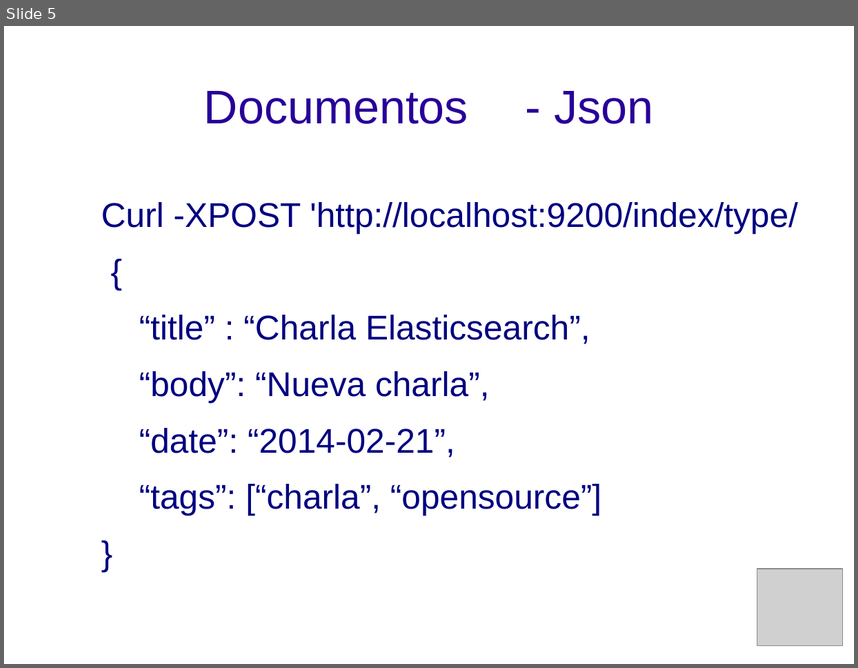
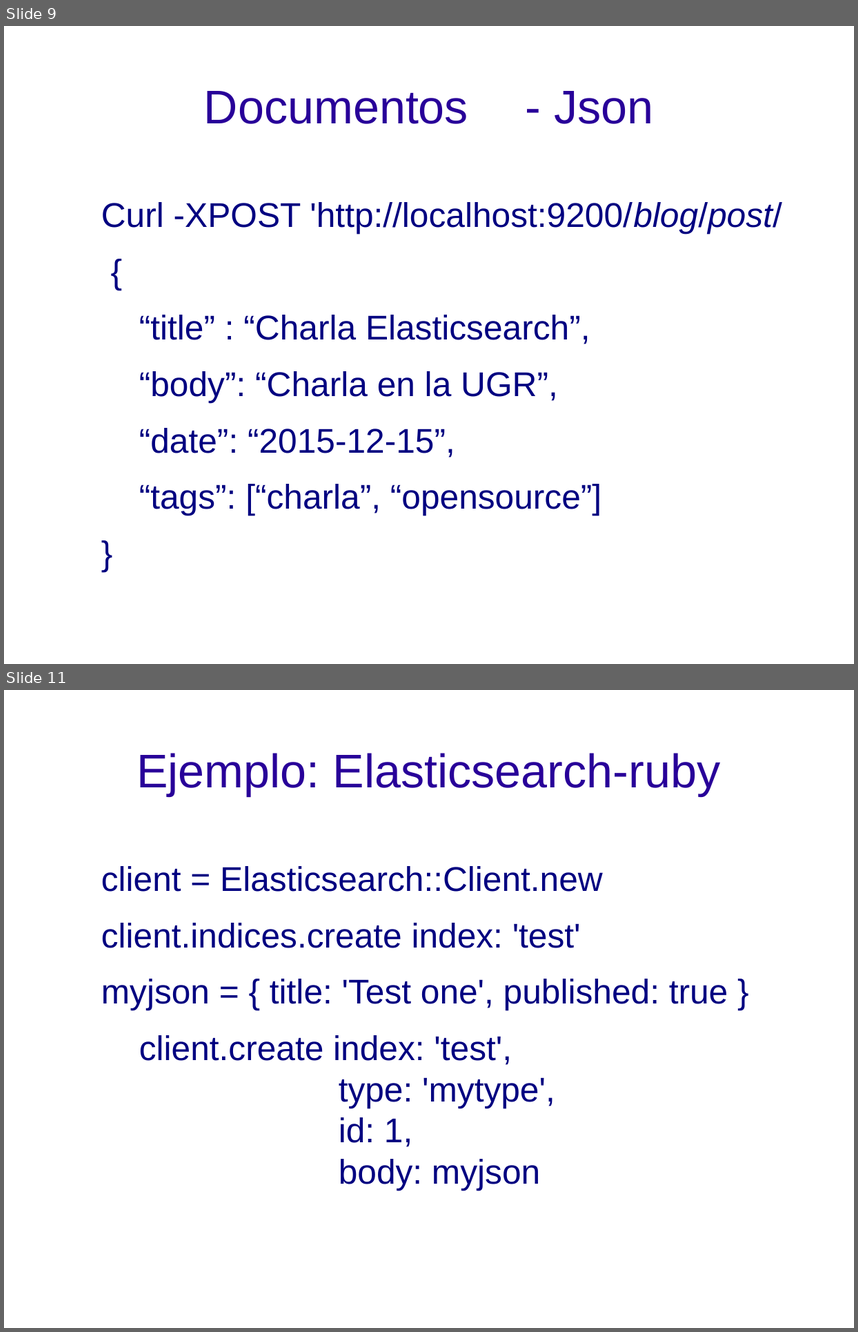
Before and after one commit to davidsf/charla_elasticsearch, a slide deck: elasticsearch.odp. Shown one above the other, each under a label of ours: slide 5 before the commit, slides 9 and 11 after it; the slides between them are not shown. The pictures are 858x668 and 858x1332 pixels, drawn with LibreOffice and Linux fonts; fonts in the diff are those of the drawing; grey boxes stand for pictures; background and template pictures are left out. Boxes give left, top, right and bottom in pixels: in the first picture for what was removed or moved away, otherwise in the second. Text is boxed around its words. In the diff, an @@ line names an element or a change of style, - is before the commit and + after.

```diff
--- a/elasticsearch.odp
+++ b/elasticsearch.odp
@@ slide 11 added at (4, 690, 854, 1328), background picture (left out) @@
@@ title added at (136, 753, 720, 796), 44 pt, text #280099 @@
+Ejemplo: Elasticsearch-ruby
@@ text added at (101, 866, 728, 1190), 32 pt, text #000080 @@
+client = Elasticsearch::Client.new
+client.indices.create index: 'test'
+myjson = { title: 'Test one', published: true }
+client.create index: 'test',
+type: 'mytype',
+id: 1,
+body: myjson
@@ what was slide 5 is now slide 9 @@
@@ slide 9 changed as well @@
@@ text at (101, 202, 782, 234): text changed @@
-Curl -XPOST 'http://localhost:9200/index/type/
+Curl -XPOST 'http://localhost:9200/blog/post/
@@ text at (139, 371, 558, 457): text changed @@
-“body”: “Nueva charla”,
-“date”: “2014-02-21”,
+“body”: “Charla en la UGR”,
+“date”: “2015-12-15”,
@@ picture removed at (757, 568, 842, 646) @@
```
Also in this commit, not shown: 6 other slides changed, 9 other slides added, 3 slides removed.
